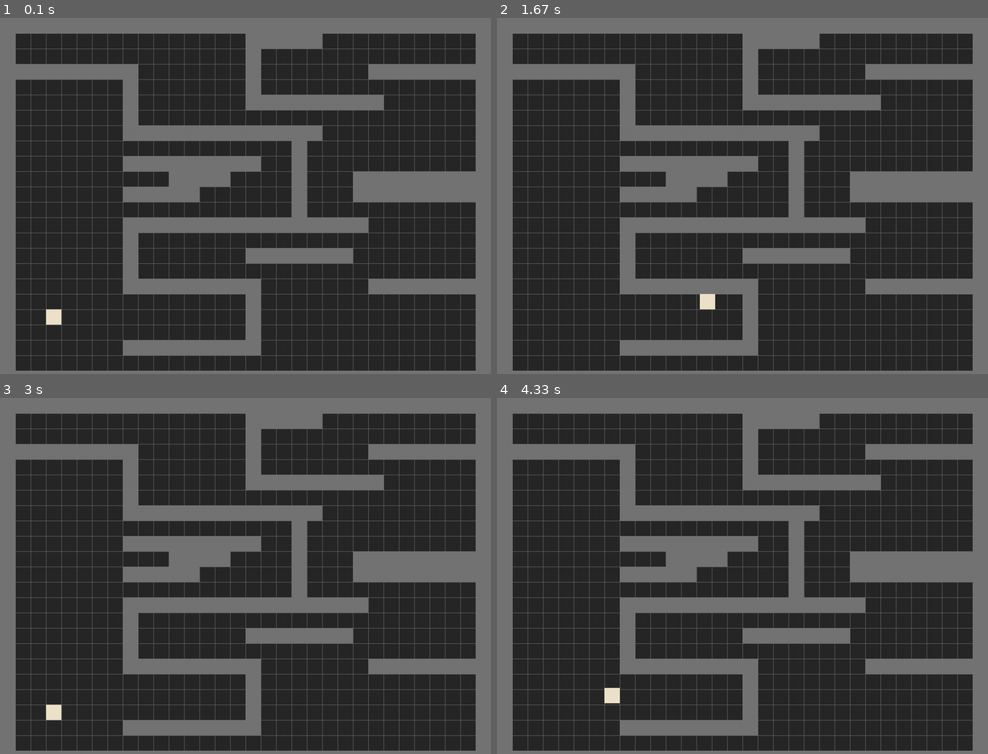
Above: before the commit, frames 1-4 (two rows, left to right).
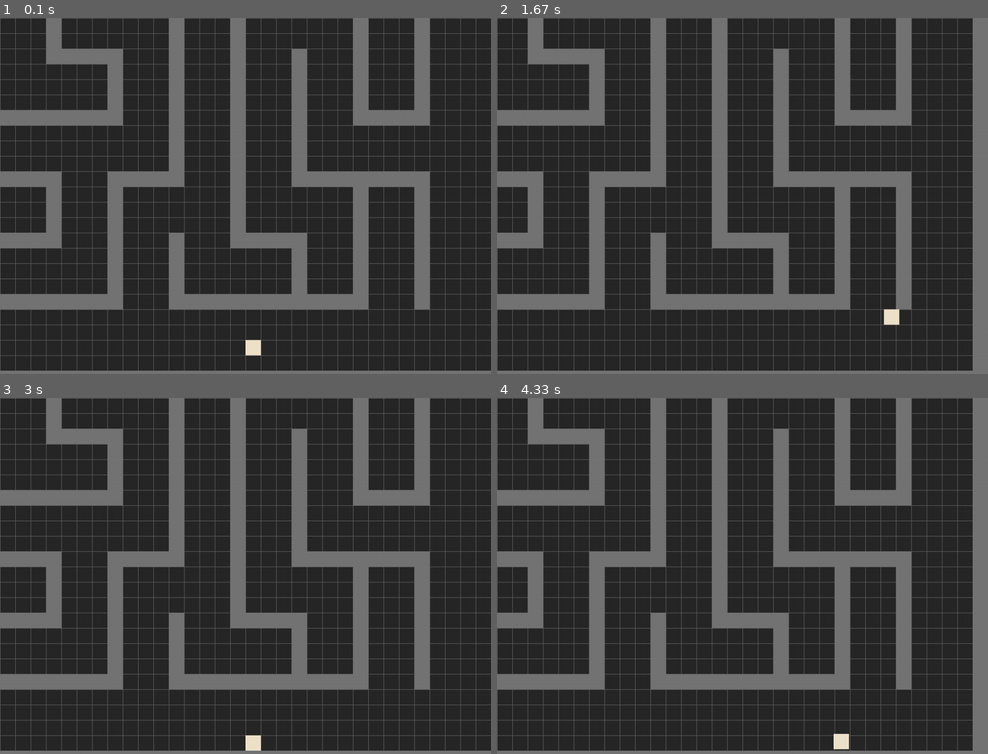
Above: after the commit, the same moments.

Repository: JimmyRoasts/Pygame---tutorial
Game: pygame game, started from src/main.py
Two runs of this game, one before a commit and one after it. Both use one fixed random seed, a clock stepped at 60 frames per second and the inputs below.
Inputs:
- Up to frame 1 (0.1 s): no input
- Up to frame 2 (1.67 s): hold Right 0.33-0.8 s; hold Up 0.83-1.13 s; hold Right 1.17-1.63 s
- Up to frame 3 (3 s): hold Left 1.67-2.2 s; hold Down 2.23-2.53 s; hold Left 2.57-2.97 s
- Up to frame 4 (4.33 s): hold Up 3-3.37 s; hold Right 3.4-4.03 s; hold Down from 4.07 s (still down)

The runs differ from the first frame. In frame 1, 39% of the frame differs, in the area x 0-100%, y 0-100%; in frame 2, 36%; in frame 3, 39%; in frame 4, 36%.

Commit message:
Added extra maps and a camera to follow the player about

Diff:
--- a/src/main.py
+++ b/src/main.py
@@ -3,6 +3,8 @@
 from os import path
 from settings import *
 from sprites import *
+from tilemap import Map
+from tilemap import Camera
 
 class Game:
     def __init__(self):
@@ -15,10 +17,7 @@
 
     def load_data(self):
         game_folder = path.dirname(__file__)
-        self.map_data = []
-        with open(path.join(game_folder, 'maps', 'map.txt'), 'r') as f:
-            for line in f:
-                self.map_data.append(line)
+        self.map = Map(path.join(game_folder, 'maps', 'map_3.txt'))
 
 
     def new(self):
@@ -26,7 +25,7 @@
         self.all_sprites = pg.sprite.Group()
         self.walls = pg.sprite.Group()
         self.player = None
-        for row, tiles in enumerate(self.map_data):
+        for row, tiles in enumerate(self.map.data):
             for col, tile in enumerate(tiles):
                 if tile == '1':
                     Wall(self, col, row)
@@ -35,6 +34,7 @@
                 else:
                     # do nothing
                     pass
+        self.camera = Camera(self.map.width, self.map.height)
 
     def run(self):
         # game loop - set self.playing = False to end the game
@@ -52,6 +52,7 @@
     def update(self):
          # update portion of the game loop
          self.all_sprites.update()
+         self.camera.update(self.player)
 
     def draw_grid(self):
         for x in range(0, WIDTH , TILESIZE):
@@ -63,7 +64,8 @@
     def draw(self):
         self.screen.fill(BGCOLOR)
         self.draw_grid()
-        self.all_sprites.draw(self.screen)
+        for sprite in self.all_sprites:
+            self.screen.blit(sprite.image, self.camera.apply(sprite))
         pg.display.flip()
 
     def events(self):
--- /dev/null
+++ b/src/maps/map_2.txt
@@ -0,0 +1,59 @@
+1111111111111111111111111111111111111111111111111111111111111111111111111111111111111111111111111111
+1P1.....1...1.....1...........1.........1...........1.............1...1...1.....1...1.............11
+1.1.1.1.1.1.1.111.1.11111.11111.1.11111.111.11111.111.111.1111111.1.1.1.1.1.1.1.1.1.1.1.11111111111111
+1.1.1.1...1.1...1.......1.......1...1.1...1...1...1.....1...1...1...1.1.1...1.1.1.1...1...1.......11
+1.111.11111.111.111111111111111.111.1.111.11111.111.1111111.111.1.11111.11111.1.1.11111.1.1.11111.11
+1.....1.1...1.....1...........1...1.1...1.....1.......1...1.1...1.1.....1...1.1.1.....1.1.......1.11
+1111111.1.111.11111.111111111.11111.111.11111.111.11111.1.1.1.111.1.11111.1.1.1.1.111.1.111111111.11
+1.1.....1...1.1.....1.......1.....1...1.....1...1.1...1.1.1.1...1.1.1.....1...1.1...1...1...1.....11
+1.1.1.11111.111.1111111.111.11111.1.1.11111.111.111.1.1.1.1.1.1.1.1.1.1.1111111.11111.111.1.1.111.11
+1...1.....1...1.1.....1...1...1...1.1...1...1.1.....1...1.1.1.1...1.1.1.1.....1.....1.....1.1.1.1.11
+111111111.111.1.1.111.1111111.1.1111111.1.1.1.11111111111.1.1111111.1.1.1.111.11111.11111.111.1.1.11
+1...........1...1.1...1.......1.........1.1.....1.1.....1.1...1.....1.1.1.1...1.1...1...1.1...1.1.11
+1.111.11111.11111.1.111.1.111111111111111.11111.1.1.1.111.111.1.11111.111.1.111.1.11111.1.1.111.1.11
+1.1...1...1...1...1.....1.1.........1.......1...1.1.1.....1...1.1...1.1...1...1.1.....1...1.1...1.11
+1.111.1.1.111.1.11111111111.1.11111.1.11111.111.1.1.1111111.111.1.1.1.1.11111.1.11111.11111.1.1.1.11
+1...1.1.1.1.....1.......1...1.....1.1.1...1...1...1.......1...1.1.1.1.1.1.....1.............1.1.1.11
+1.1.111.1.1.11111.11111.1.1111111.1.1.111.111.11111111111.111.1.111.1.1.1.111111111111111111111.1.11
+1.1.....1.1.1...1...1.1.1.1...1...1.1.1.....1.1.....1...1...1.....1.1...1.....1.......1.......1...11
+1.1111111.111.1.111.1.1.1.1.1.1.1.111.1.11111.1.111.1.1.111.11111.1.111111111.1.11111.1.11111.111111
+1.1.1...1.....1...1.1.1.....1.1.1.1...1.....1...1.1...1...1...1...1.........1.1.....1...1...1.....11
+1.1.1.1.1111111.111.1.111111111.1.1.11111.1.11111.11111.11111.1.111.111.11111.111.11111.1.1.1.111.11
+1.1.1.1.1.....1...1...1...1.....1.1.....1.1...1.......1...1...1...1...1.1...1.....1...1.1.1.1.1...11
+1.1.1.1.1.1.11111.111.1.1.1.11111111111.1.1.111.11111.111.1.11111.111.1.1.1.1111111.1.111.1.111.1111
+1.1.1.1...1.....1.......1.1...........1.1.1.....1.....1...1...1.1.1...1...1.....1...1.1...1...1...11
+1.1.1.1111111.1.11111111111.1111111.1.1.1111111.1.111.1.11111.1.1.1.11111.1.111.1.111.1.11111.111.11
+1.1.1.1.....1.1...1.......1.....1...1.1...1...1.1...1.1.......1.1.1.1...1.1.1.1.1.1.1...1.....1...11
+1.1.1.1.111.1.111.1.11111.1111111.1111111.1.1.11111.11111111111.1.111.1.111.1.1.1.1.11111.11111.1111
+1.1...1.1...1...1.1.1...1.........1.....1...1.....1.......1.....1...1.1.1...1...1.1.....1.1.......11
+1.111.1.1.1111111.1.1.1.1111111.111.1.1.111111111.1.111.1.11111.111.1.1.1.111.111.1.1.111.1111111.11
+1...1.1.1...1.....1.1.1.......1.1...1.1.1.....1...1.1.1.1.........1...1.1.1...1.1.1.1...1.........11
+111.1.1.111.1.11111.1.1111111.111.111.1.1.1.1.1.111.1.1.111111111.11111.1.1.111.1.1.111.111111111.11
+1.1.1.1.1.1.1...1...1...1...1.....1.1.1.1.1.1.1...1...1.....1...1...1.1.1.1.1...1.1.1.1...1.......11
+1.1.111.1.1.111.1.11111.1.1.1111111.1.1.111.11111.1.1111111.1.1.111.1.1.1.1.1.111.1.1.1.1.1.11111111
+1.1.....1...1...1.....1...1...1.....1.1...1.....1.1.1.....1.1.1...1...1...1...1...1...1.1.1.....1.11
+1.1111111.111.11111.111111111.1.11111.111.11111.1.1.1.111.1.111.1.111.1111111.1.1111111.1111111.1.11
+1.........1.1.....1.......1...1.1...1...1.......1.1.1.1.1.1...1.1.....1...1...1.......1...........11
+1.111111111.1.1.1.111.1.111.111.1.1.111.1111111.1.111.1.1.1.1.11111.11111.1.111111111.1111111.111111
+1.1.........1.1.1...1.1.1...1...1.1...1.1.......1.....1.1.1.1.....1.....1.1.1.......1.......1.1...11
+1.111111111.1.1.1.111.111.11111.1.111.1.1.1111111111111.1.1111111.11111.1.1.111.111.1111111.111.1.11
+1.1...1...1...1.1.1...1...1...1.1...1.1.1.....1...1.....1...1.....1...1...1...1.1...1...1.1.....1.11
+1.1.1.1.1.11111.1.1.111.111.1.1.111.1.1.11111.1.1.1.1.11111.1.11111.1.1111111.111.1.1.1.1.1111111.11
+1.1.1...1.......1.1...1.1...1.1.....1.1.....1...1...1.1.....1...1...1.......1.....1...1...1.......11
+1.1.11111111111111111.1.111.1.11111.1.11111.11111111111.11111.1.1.111111111.1111111.1111111.11111111
+1...1...1...1.........1.....1.....1.1.....1.......1...1...1...1.....1.....1.....1...1.....1.......11
+111.1.1.1.1.1.111.111111111111111.1111111.1111111.1.1.111.111111111.1.1111111.1.1.111.111.1111111.11
+1.1.1.1...1...1...1.......1.1.....1.....1.......1...1...1.1.....1.....1.....1.1.....1.1.1.......1.11
+1.1.1.11111.1111111.111.1.1.1.11111.111.111.11111111111.1.1.111.1111111.111.1.1111111.1.1111111.1.11
+1.1.1.1...1.1.......1...1...1.1...1...1...1.......1.....1...1.1.........1.1.1.1...1...1.1.....1...11
+1.1.1.1.1.111.1111111.11111.1.1.1.111.111.11111.1.1.111111111.11111111111.1.1.1.1.1.111.1.1.11111.11
+1...1...1...1...1...1...1.1.1...1.....1.1...1...1.1...........1.......1.....1.1.1.1...1...1.1.....11
+1.111111111.111.1.1.1.1.1.1.11111111111.111.1.111.111111111.111.111.111.11111.1.11111.11111.1.111111
+1...1.....1...1.1.1.1.1.1.1.1.............1...1.1.1.......1...1.1.1...1.1...1...1...1.....1...1...11
+111.11111.1.111.1.1.111.1.1.111.11111.111111111.1.11111.1.111.1.1.111.1.1.1.111.1.1.111.1.1.11111.11
+1.1.1.....1.....1.1.....1.1...1.1.....1.......1...1.....1.1.1...1...1.1.1.1.1...1.1...1.1.1.1.....11
+1.1.1.111.1111111.1111111.111.1.1.111.1.111.111.111.11111.1.1111111.1.1.1.111.111.111.1.1.1.1.1.1111
+1.....1.....1...1.1.....1...1.1.1...1.1...1.....1...1...1.1.....1...1...1.1.....1...1.1.1.1.1.1...11
+1.111111111.111.1.1.111.1.111.11111.11111.1111111.111.111.1.111.1.1.11111.1.1111111.1.111.1.11111.11
+1...1.....1.....1.1...1...1...1.....1...1.1.........1...1.1...1...1...1...1.1.......1...1.1.......11
+11111.111.11111.1.111.11111.111.1.111.1.1.111111111.1.1.1.111.1111111.111.1.1.111111111.1.1111111.11
--- /dev/null
+++ b/src/maps/map_3.txt
@@ -0,0 +1,52 @@
+1111111111111111111111111111111111111111111111111111
+1..................................................1
+1.11111111111111111...11111...111111111...11111....1
+1.............1...1...1...1...1...........1...1....1
+1.............1...1...1...1...1...........1...1....1
+1.............1...1...1...1...1...........1...1....1
+1.1111111111111...11111...1...11111...11111...1....1
+1.1.......................1...1...1...1.......1....1
+1.1.......................1...1...1...1.......1....1
+1.1.......................1...1...1...1.......1....1
+1.1...11111111111111111...1...1...111111111...1....1
+1.1...............1...1...1...1...............1....1
+1.1...............1...1...1...1...............1....1
+1.1...............1...1...1...1...............1....1
+1.11111...11111...1...11111...1...11111...11111....1
+1.....1...1...1...1...........1...1...1...1...1....1
+1.....1...1...1...1...........1...1...1...1...1....1
+1.....1...1...1...1...........1...1...1...1...1....1
+1.11111...1...1...1...111111111...1...11111...1....1
+1.1...1...1...1...1...............1...........1....1
+1.1...1...1...1...1...............1...........1....1
+1.1...1...1...1...1...............1...........1....1
+1.1...1...1...1...11111111111111111...11111...1....1
+1.1.......1...1.......................1.......1....1
+1.1.......1...1.......................1.......1....1
+1.1.......1...1.......................1.......1....1
+1.11111...1...1...11111...11111...111111111...1....1
+1.1...1...1...1...1...1.......1...1.......1...1....1
+1.1...1...1...1...1...1.......1...1.......1...1....1
+1.1...1...1...1...1...1.......1...1.......1...1....1
+1.1...11111...11111...11111...1...1...1...1...1....1
+1.........1...............1...1...1...1...1...1....1
+1.........1...............1...1...1...1...1...1....1
+1.........1...............1...1...1...1...1...1....1
+1.11111...11111...111111111...1...1...1...11111....1
+1.1...1...........1...........1...1...1............1
+1.1...1...........1...........1...1...1............1
+1.1...1...........1...........1...1...1............1
+1.1...111111111...11111...11111...1...111111111....1
+1.1...........1.......1...1.......1.......1...1....1
+1.1...........1.......1...1.......1.......1...1....1
+1.1...........1.......1...1.......1.......1...1....1
+1.11111...1111111111111...1...1...11111...1...1....1
+1.1...1...................1...1.......1...1...1....1
+1.1...1...................1...1.......1...1...1....1
+1.1...1...................1...1.......1...1...1....1
+1.1...111111111111111111111...1111111111111...1....1
+1..................................................1
+1..................................................1
+1..................................P...............1
+1..................................................1
+1111111111111111111111111111111111111111111111111111
--- a/src/sprites.py
+++ b/src/sprites.py
@@ -27,8 +27,6 @@
         if self.vx != 0 and self.vy != 0:
             self.vx *= 0.7071 #square root of 2
             self.vy *= 0.7071
-
-
 
     def move(self, dx=0, dy=0):
         if not self.collide_with_walls(dx, dy):
@@ -65,7 +63,6 @@
         self.rect.y = self.y
         self.collide_with_walls('y')
 
-
 class Wall(pg.sprite.Sprite):
     def __init__(self, game, x, y):
         self.groups = game.all_sprites, game.walls
--- /dev/null
+++ b/src/tilemap.py
@@ -0,0 +1,37 @@
+import pygame as pg
+from settings import *
+
+class Map:
+    def __init__(self, filename):
+        self.data = []
+        with open(filename, 'rt') as f:
+            for line in f:
+                self.data.append(line.strip())
+
+        self.tilewidth = len(self.data[0])
+        self.tileheight = len(self.data)
+        self.width = self.tilewidth * TILESIZE
+        self.height = self.tileheight * TILESIZE
+
+class Camera:
+    # draw map shifted by offset x and y
+    def __init__(self, width, height):
+        self.camera = pg.Rect(0, 0, width, height)
+        self.width = width
+        self.height = height
+
+    def apply(self, entity):
+        return entity.rect.move(self.camera.topleft)
+
+    def update(self, target):
+        x = -target.rect.x + int(WIDTH / 2)
+        y = -target.rect.y + int(HEIGHT / 2)
+        self.camera = pg.Rect(x, y, self.width, self.height)
+
+        #limit scrolling to map size
+        x = min(0, x) #Left
+        y = min(0, y) #Top
+        x = max(-(self.width - WIDTH),x) #right
+        y = max(-(self.height - HEIGHT),y) #bottom
+
+        self.camera = pg.Rect(x, y, self.width, self.height)
Renamed: src/maps/map.txt -> src/maps/map_1.txt
